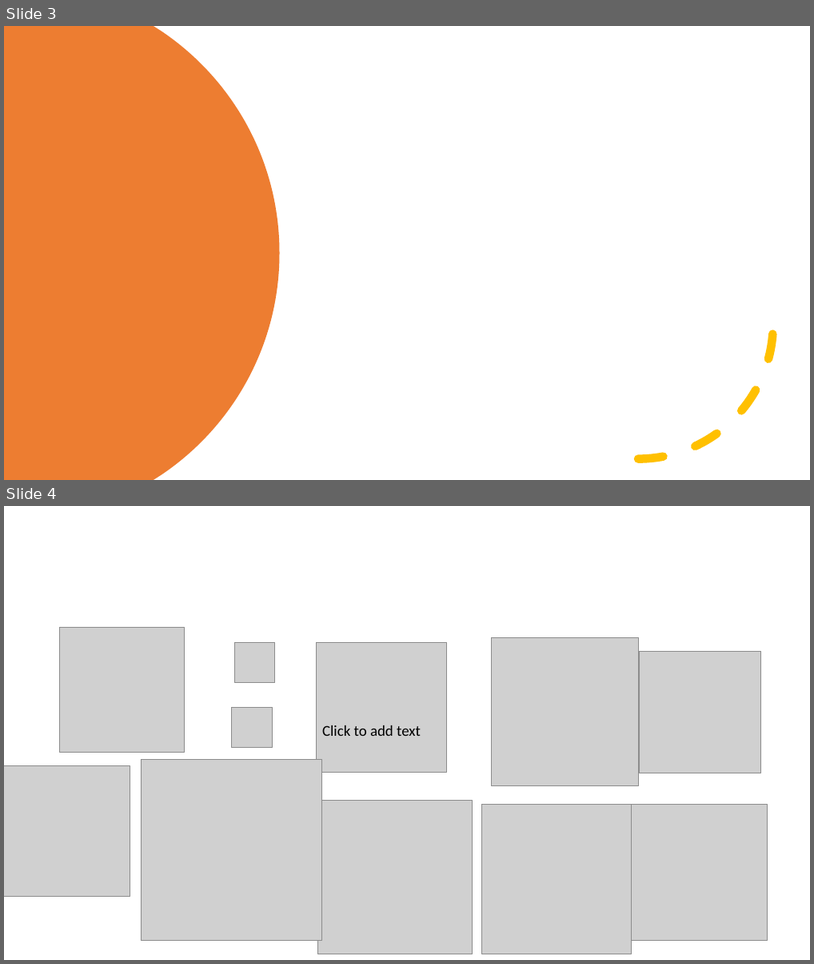
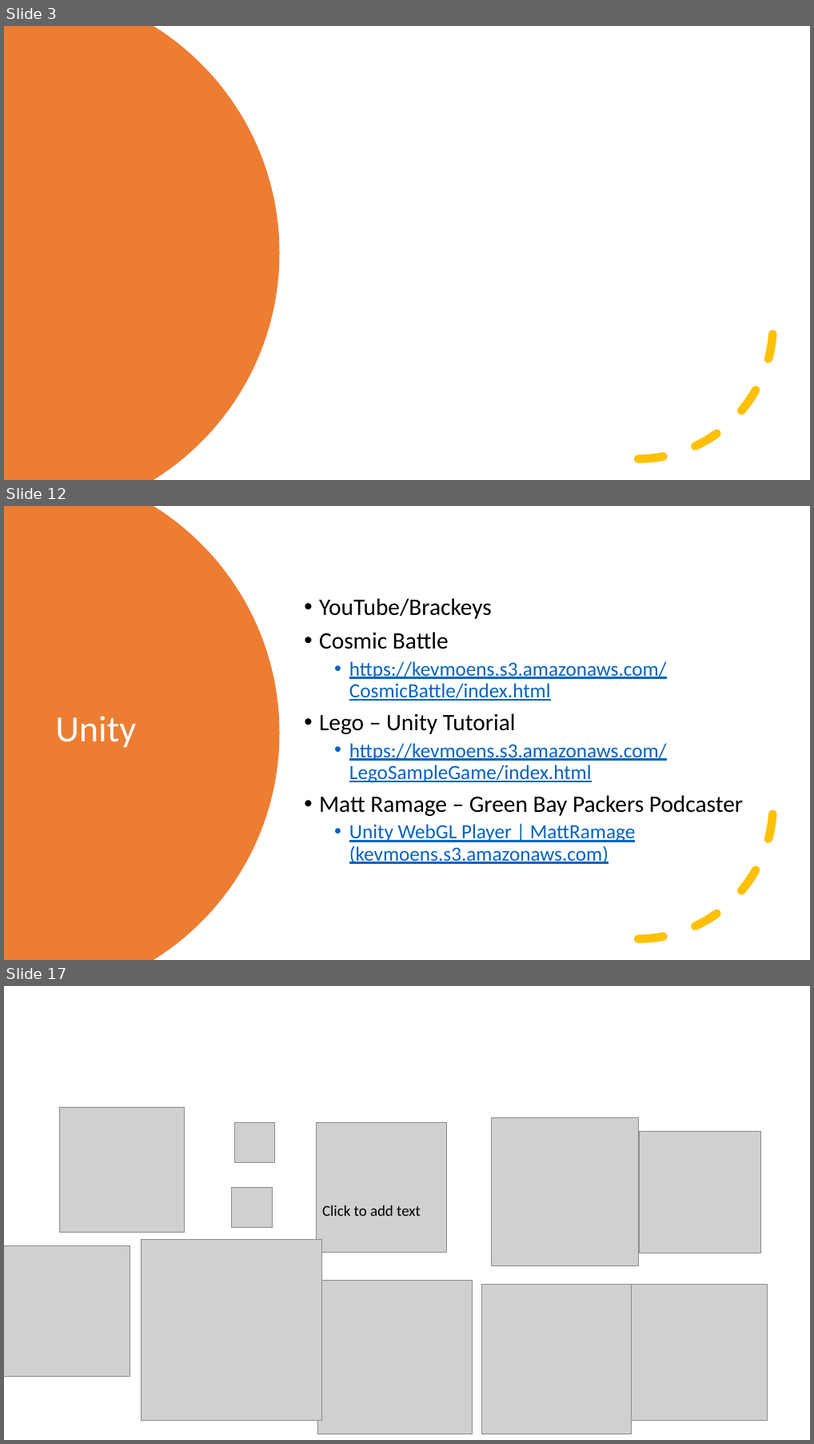
Before and after one commit to kevmoens/ThatConference2022, a slide deck: ThatConference2022.pptx. Shown one above the other, each under a label of ours: slides 3 and 4 before the commit, slides 3, 12 and 17 after it; the slides between them are not shown. The pictures are 814x964 and 814x1444 pixels, drawn with LibreOffice and Linux fonts; fonts in the diff are those of the drawing; grey boxes stand for pictures. Boxes give left, top, right and bottom in pixels: in the first picture for what was removed or moved away, otherwise in the second. Text is boxed around its words. In the diff, an @@ line names an element or a change of style, - is before the commit and + after.

```diff
--- a/ThatConference2022.pptx
+++ b/ThatConference2022.pptx
@@ slide 12 added at box(4, 506, 810, 960), background #FFFFFF @@
@@ freeform shape added at box(4, 506, 280, 960), fill #ED7D31 @@
@@ text added at box(319, 598, 743, 864), 24 pt, text #0563C1, underline @@
+• YouTube/Brackeys
+• Cosmic Battle
+  • https://kevmoens.s3.amazonaws.com/CosmicBattle/index.html
+• Lego – Unity Tutorial
+  • https://kevmoens.s3.amazonaws.com/LegoSampleGame/index.html
+• Matt Ramage – Green Bay Packers Podcaster
+  • Unity WebGL Player | MattRamage (kevmoens.s3.amazonaws.com)
@@ arc (boxed as its full ellipse) added at box(504, 668, 774, 939), outline #FFC000 10 pt dashed @@
@@ title added at box(55, 716, 136, 748), 44 pt, text #FFFFFF @@
+Unity
@@ what was slide 4 is now slide 17 @@
```
Also in this commit, not shown: 12 other slides added.
